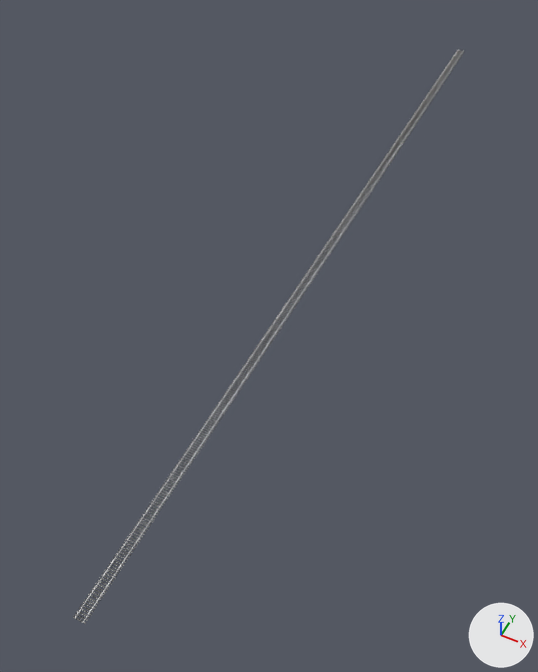
Renders of the Blender file external-resources/blender/rails.blend from each side of a commit.
The view is the same before and after, from a 50 mm lens placed at (340.0, -201.0, 852.0), pointed at (-46.0, 571.0, -113.0). The lights are fixed; the arrows at lower right show +X, +Y and +Z.

The first picture shows 'Track'.
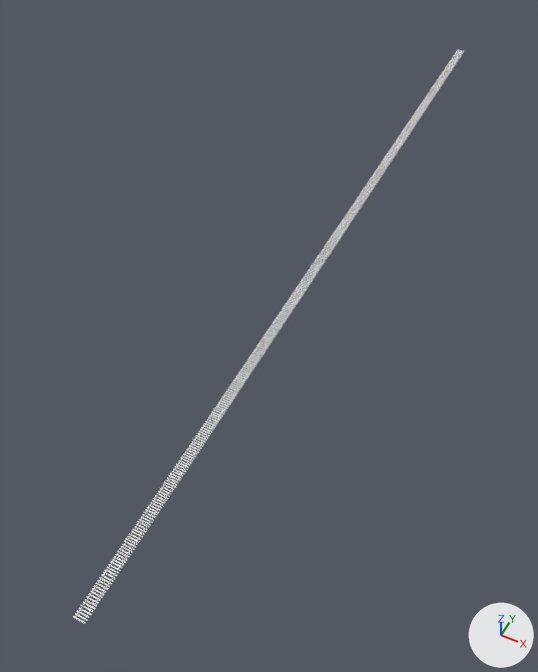
Pixel boxes [x1, y1, x2, y2] of what changed, in the pictures (538 x 672 px):
part 1 of me_cube_001, rebuilt
    both: [79, 50, 464, 615]
part 2 of me_cube_001, rebuilt
    both: [77, 51, 464, 618]
part 3 of me_cube_001, cut back
    both: [73, 51, 463, 624]

Patch to the scene script:
```diff
--- a/external-resources/blender/rails.blend.py
+++ b/external-resources/blender/rails.blend.py
@@ me_cube_001 @@
 # used by ob_track; location = (0.0, 0.0, 1.0)
-me_cube_001.from_pydata(...)  # 228 vertices, 234 faces; spans x -8.5..8.5, y -6.5..8.4, z -2.0..0.6
+me_cube_001.from_pydata(...)  # 212 vertices, 198 faces; spans x 0.0..8.5, y -6.5..8.4, z -2.0..0.6
+# me_cube_001 part 1: the loose piece of 24 vertices spanning x -8.5..8.5, y 4.6..6.4, z -2.0..-0.6 is rebuilt with 20 vertices and now spans x 0.0..8.5, y 4.4..6.2, z -2.0..-0.6
+# me_cube_001 part 2: the loose piece of 24 vertices spanning x -8.5..8.5, y 1.0..2.8, z -2.0..-0.6 is rebuilt with 20 vertices and now spans x 0.0..8.5, y 0.8..2.6, z -2.0..-0.6
+# me_cube_001 part 3
+# 34 vertices are removed from x -8.5..8.5, y -6.5..-0.9, z -2.0..-0.6
+# 43 faces are deleted
+# 2 vertices move within x 8.4, y -2.8, z -1.9..-0.8
+# 10 vertices are added at x 0.0..8.5, y -2.7..-1.0, z -2.0..-0.6
+# 10 new vertices lie (-8.4, 0.0, 0.0) away from vertices in x 8.4, y -6.5..-2.8, z -2.0..-0.6
+# 6 new vertices lie (8.4, 0.0, 0.0) away from vertices in x 0.0, y -2.7..-1.0, z -2.0..-0.6
+# 25 new faces join them
```
